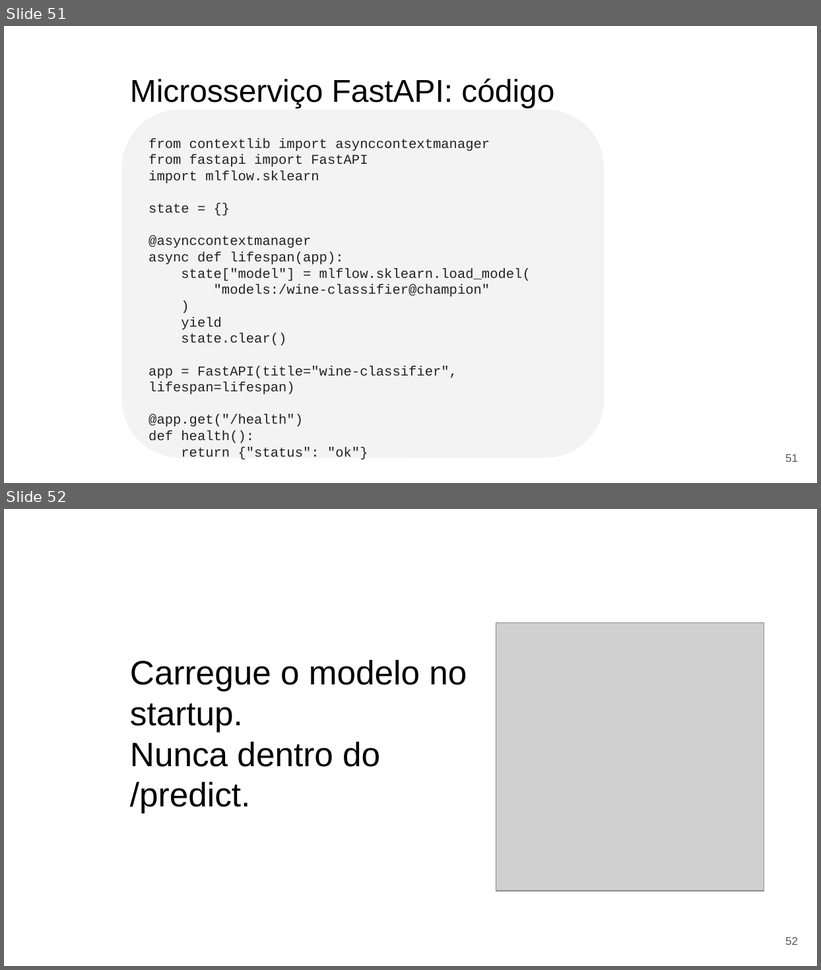
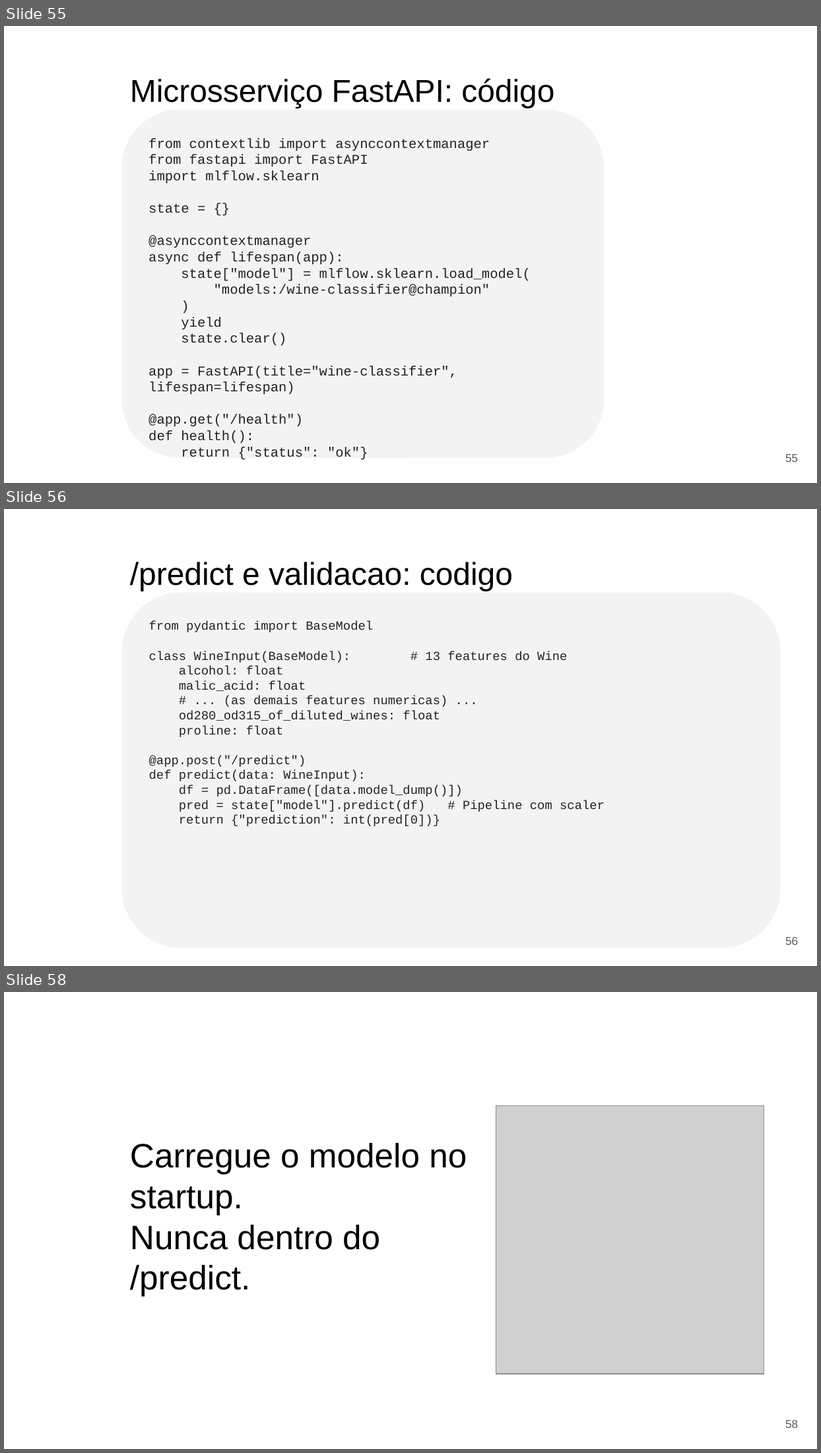
Before and after one commit to gilvanveras/gilvanvmj-mlops-icev, a slide deck: Slides_Sabado.pptx. Shown one above the other, each under a label of ours: slides 51 and 52 before the commit, slides 55, 56 and 58 after it; the slides between them are not shown. The pictures are 821x970 and 821x1453 pixels, drawn with LibreOffice and Linux fonts; fonts in the diff are those of the drawing; grey boxes stand for pictures; background and template pictures are left out. Boxes give left, top, right and bottom in pixels: in the first picture for what was removed or moved away, otherwise in the second. Text is boxed around its words. In the diff, an @@ line names an element or a change of style, - is before the commit and + after.

```diff
--- a/Slides_Sabado.pptx
+++ b/Slides_Sabado.pptx
@@ slide 56 added at [4, 509, 817, 966], background picture (left out) @@
@@ title added at [130, 562, 513, 591], 28 pt, text #000000 @@
+/predict e validacao: codigo
@@ rounded rectangle added at [122, 593, 781, 948], fill #F3F3F3, 11 pt, text #222222 @@
+from pydantic import BaseModel
+class WineInput(BaseModel): # 13 features do Wine
+alcohol: float
+malic_acid: float
+# ... (as demais features numericas) ...
+od280_od315_of_diluted_wines: float
+proline: float
+@app.post("/predict")
+def predict(data: WineInput):
+df = pd.DataFrame([data.model_dump()])
+pred = state["model"].predict(df) # Pipeline com scaler
+return {"prediction": int(pred[0])}
@@ page number added at [785, 937, 798, 945], 10 pt, text #595959 @@
+56
@@ what was slide 51 is now slide 55 @@
@@ page number at [785, 454, 798, 462]: text changed @@
-51
+55
@@ what was slide 52 is now slide 58 @@
@@ page number at [785, 1420, 798, 1428]: text changed @@
-52
+58
```
Also in this commit, not shown: 5 other slides added, 1 other file.
